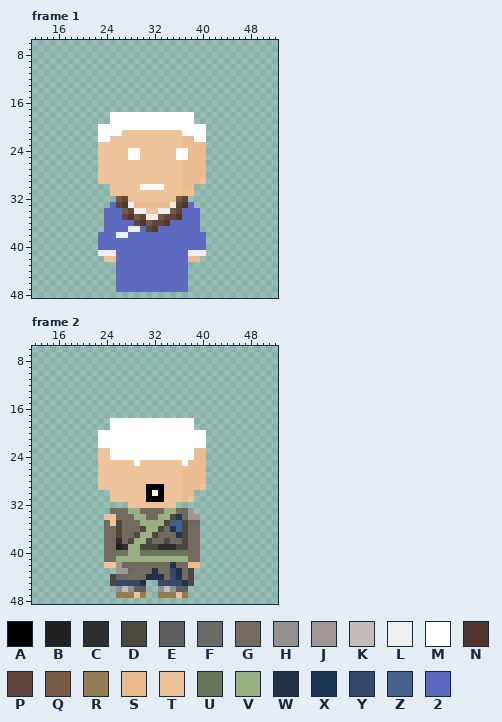
Two versions of one pixel-art file, GameData/图片素材/character.aseprite. This is how it looked before the edit.
64x64 pixels, 161 frames. Pixels under 10% opacity are left out. Colours within 5 levels of each other are drawn and written as one. Shown: frame 1: x 12..52, y 6..48; frame 2: x 12..52, y 6..48. The commit also changed other frames, which this record leaves out.
Visible layers, top first: "hat_team", "clothes_team", "shoes_team", "character_hair", "character_eye", "character_mouth", "character_waman".
Palette (. is transparent): A #000000  B #212121  C #2e2e2e  D #4b493d  E #5e5e5e  F #686963  G #736b5d  H #929190  J #a19796  K #c3bbb8  L #eeeeee  M #ffffff  N #50372d  P #60453a  Q #785944  R #937c53  S #ebbc90  T #eec39a  U #68775a  V #99b084  W #233146  X #1c3752  Y #35476b  Z #45628e  2 #5c6bc0
Pixels before, frame 1, first column x 23:
18 ..MMMMMMMMMMMMMM..
19 ..MMMMMMMMMMMMMM..
20 MMMMMMMMMMMMMMMMMM
21 MMMMTTTTTTTTTTMMMM
22 MMTTTTTTTTTTTTSSMM
23 TTTTTTTTTTTTTTSSSS
24 TTTTTMMTTTTTTMMSSS
25 TTTTTMMTTTTTTMMSSS
26 TTTTTTTTTTTTTTSSSS
27 TTTTTTTTTTTTTTSSSS
28 TTTTTTTTTTTTTTSSSS
29 TTTTTTTTTTTTTTSSST
30 ..TTTTTMMMMTTTSS..
31 ..TTTTTTTTTTTTST..
32 ...QPTTTTTTTTQP...
33 ..2PNLSSSSSSLPN2..
34 .222QPLLTTLLQP222.
35 .222PNQPLLQPPN222.
36 .22222PNQPPN22222.
37 .2222LL2PN2222222.
38 222LL2222222222222
39 222222222222222222
40 222222222222222222
41 LLL222222222222LLL
42 .TT222222222222SS.
43 ...222222222222...
44 ...222222222222...
45 ...222222222222...
46 ...222222222222...
47 ...222222222222...
Pixels before, frame 2, first column x 23:
18 ..MMMMMMMMMMMMMM..
19 ..MMMMMMMMMMMMMM..
20 MMMMMMMMMMMMMMMMMM
21 MMMMMMMMMMMMMMMMMM
22 MMMMMMMMMMMMMMMMMM
23 TTMMMMMMMMMMMMMMSS
24 TTMMMMMMMMMMMMMMSS
25 TTTTTTMTTTTTTTMSSS
26 TTTTTTTTTTTTTTSSSS
27 TTTTTTTTTTTTTTSSSS
28 TTTTTTTTTTTTTTSSSS
29 TTTTTTTTAAATTTSSST
30 ..TTTTTTAMATTTSS..
31 ..TTTTTTAAATTTST..
32 .....TTTTTTTT.....
33 ..GGGVVGGGGVVGFJ..
34 .TTGGGVVGGVVDXFJJ.
35 .GTDGGGVVVVDZZDFF.
36 .GGDGGGDVVDGXZDGG.
37 .GGDGGDVVDGGGXDGG.
38 .GGCGDVVDGGDGGDGG.
39 .GGBCVVDDDCCCDDGG.
40 .GGUUVVUUUUUUUUGG.
41 .GGVVVVVVVVVVVVGG.
42 .TTJFGGGGGGGWGGSS.
43 ...JJFGGGWGGYWGD..
44 ..DFFGGGWWWGYWGD..
45 ..DYYYYW..YYYYWD..
46 ...HKHEE..HKHEE...
47 ...RRRTR..RRRTR...
New version:
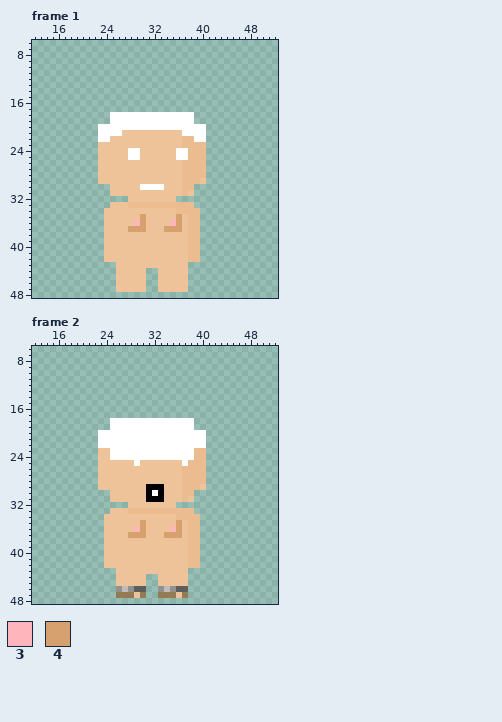
Colours new in this view: 3 #ffb5bc  4 #d7a16f
Diff:
layer "clothes_team" now hidden
Changed rows in their new state; - is an unchanged pixel.
Frame 1:
first column x 23:
32 ---..--------..---
33 --TTTS------SSSS--
34 -TTTTTTT--TTTSSSS-
35 -TTTTTT4TTTTT4TSS-
36 -TTTTT34TTTT34TSS-
37 -TTTT444TTT444TSS-
38 .TTTTTTTTTTTTTTSS.
39 .TTTTTTTTTTTTTTSS.
40 .TTTTTTTTTTTTTTSS.
41 .TTTTTTTTTTTTTTSS.
42 ---TTTTTTTTTTTT---
43 ---TTTTTTTTTTTT---
44 ---TTTTT..TTTTT---
45 ---TTTTT..TTTTT---
46 ---TTTTT..TTTTT---
47 ---TTTTT..TTTTT---
Frame 2:
first column x 24:
33 -TTTSSSSSSSSSSS-
34 --TTTTTTTTTTSSSS
35 T-TTTT4TTTTT4TSS
36 TTTTT34TTTT34TSS
37 TTTT444TTT444TSS
38 TTTTTTTTTTTTTTSS
39 TTTTTTTTTTTTTTSS
40 TTTTTTTTTTTTTTSS
41 TTTTTTTTTTTTTTSS
42 --TTTTTTTTTTTT--
43 --TTTTTTTTTTTT.-
44 -.TTTTT..TTTTT.-
45 -.TTTTT--TTTTT.-
Boxes around the changes in both pictures, in picture pixels (x1, y1, x2, y2):
changed: (98, 196, 206, 292)
changed: (104, 508, 200, 586)
